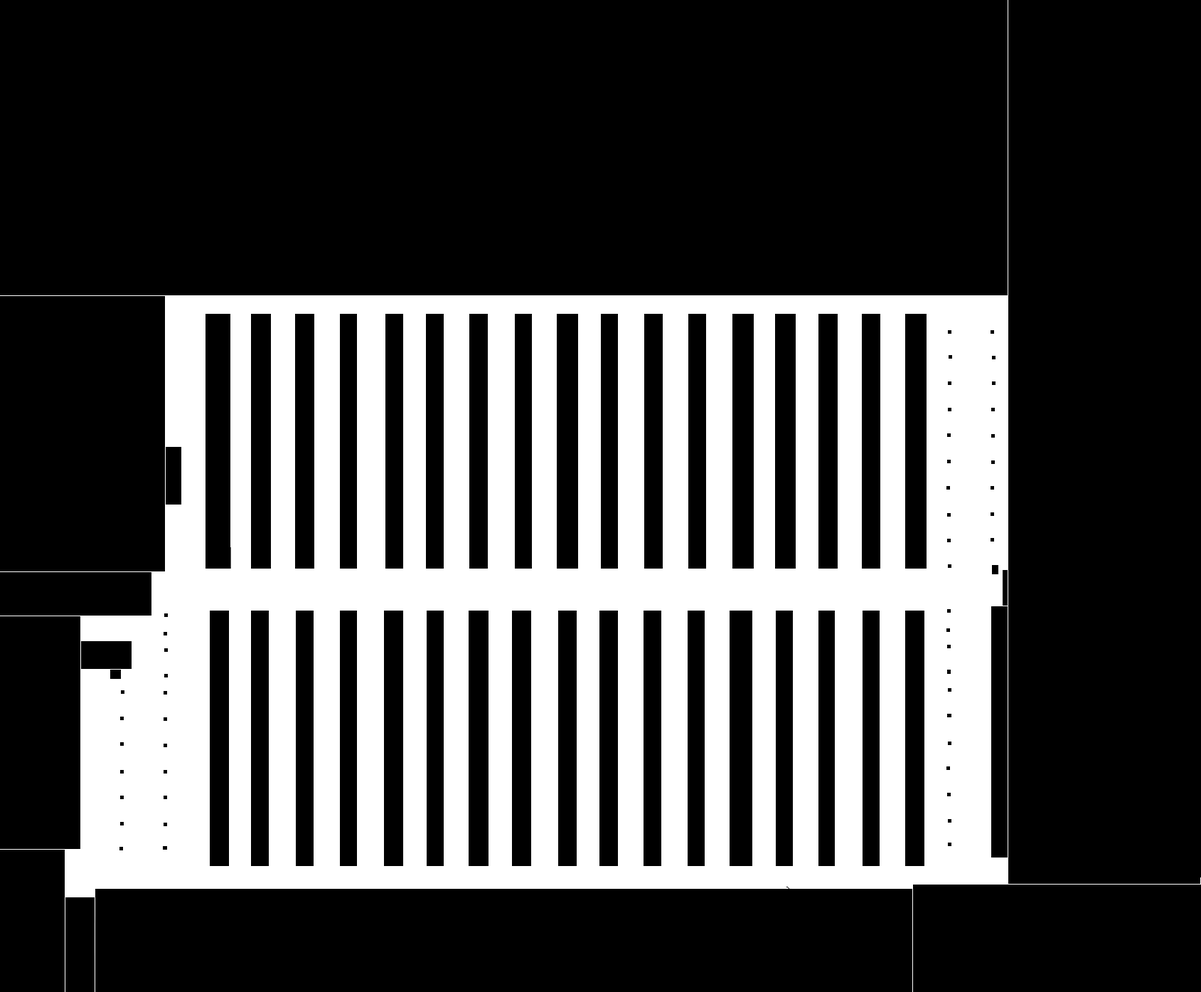
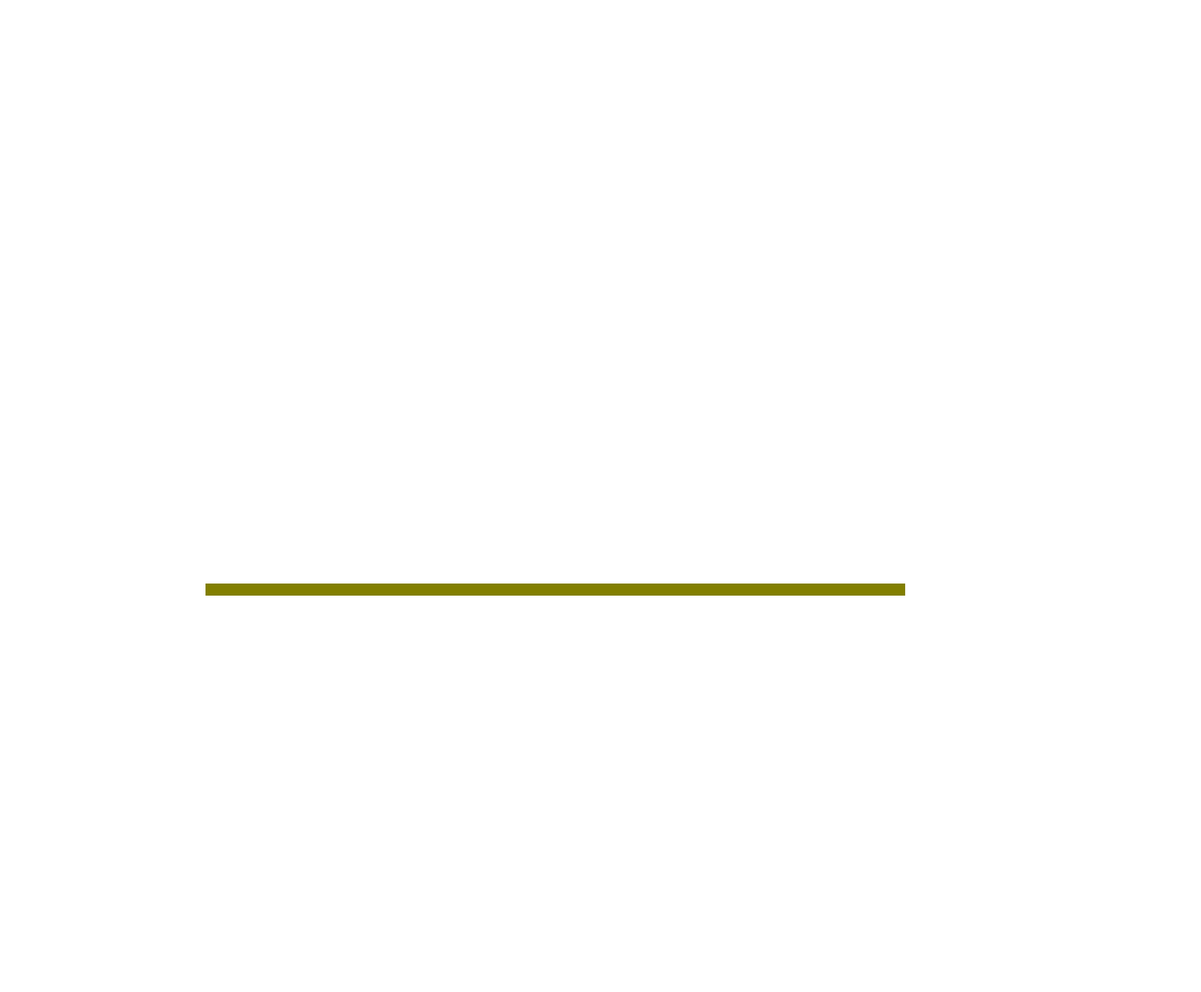
Revision of a layered 1201 x 992 image; what changed, layer by layer:
added layer "One way North-South" above "One way West" over [205,583,906,596]
hid "Poles" over [119,330,999,851]
hid "Racks", painted on it over [205,313,927,866]
hid "Border", painted on it over [0,0,1201,992]
